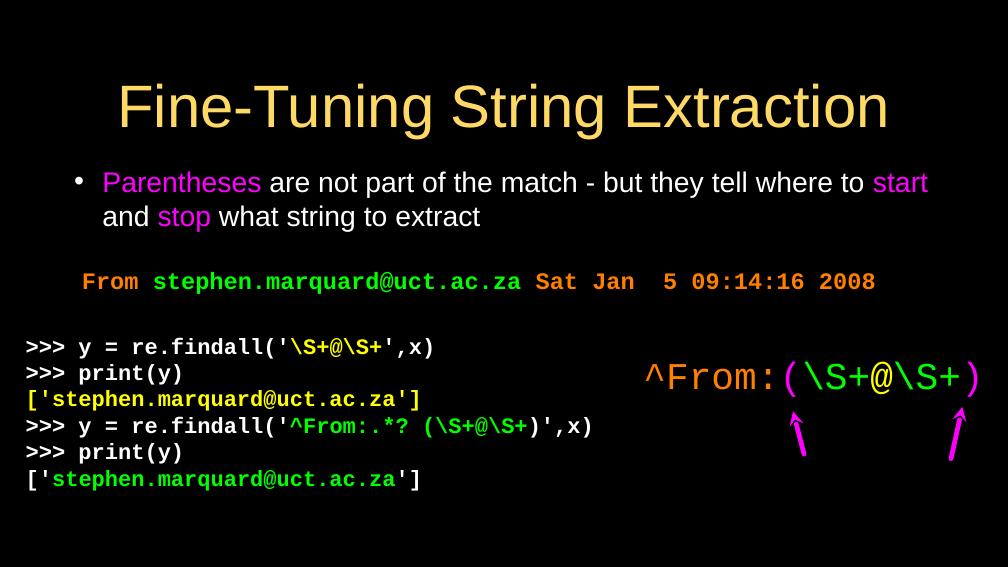
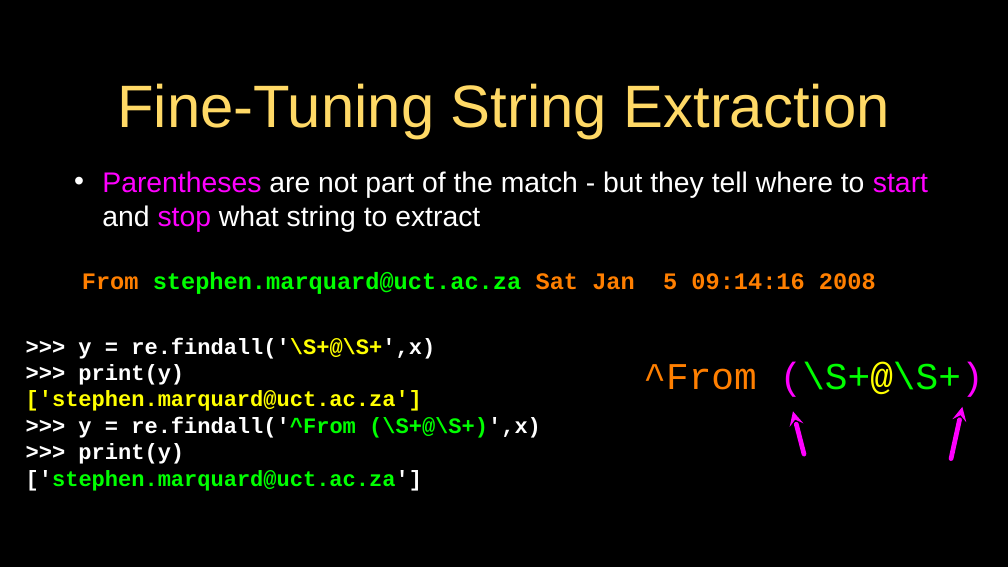
Before and after one commit to csev/py4e, a slide deck: slide 20 of lectures3/Pythonlearn-11-Regex.pptx. Drawn at 1008x567 pixels with LibreOffice and Linux fonts; fonts in the diff are those of the drawing. Boxes give left, top, right and bottom in pixels: in the first picture for what was removed or moved away, otherwise in the second. Text is boxed around its words. In the diff, an @@ line names an element or a change of style, - is before the commit and + after.

```diff
--- a/lectures3/Pythonlearn-11-Regex.pptx
+++ b/lectures3/Pythonlearn-11-Regex.pptx
@@ text at (643,363,984,397): text changed; text colour #FF7F00 to #00FF00 @@
-^From:(\S+@\S+)
+^From (\S+@\S+)
@@ text at (78,417,541,438): text changed @@
->>> y = re.findall('^From:.*? (\S+@\S+)',x)
+>>> y = re.findall('^From (\S+@\S+)',x)
```
Also in this commit, not shown: 2 other slides changed, 2 other files.
